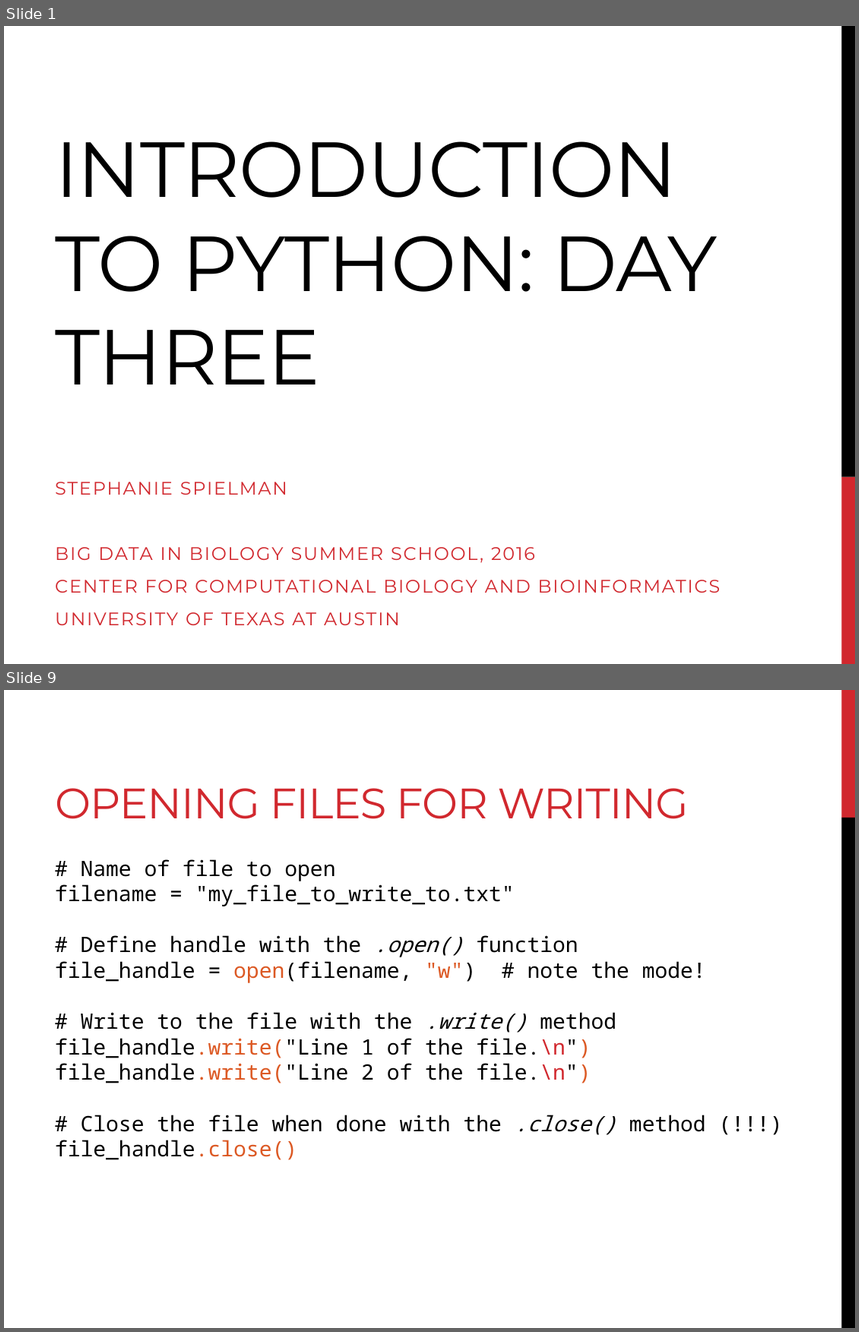
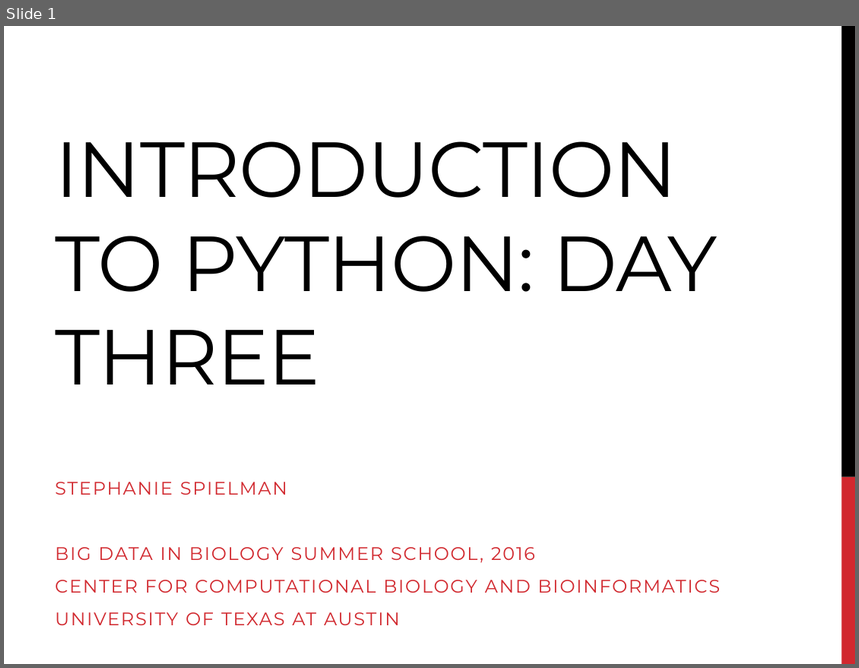
Before and after one commit to sjspielman/bdib2016_python, a slide deck: files/day3_materials/slides_day3.pptx. Shown one above the other, each under a label of ours: slides 1 and 9 before the commit, slide 1 after it; the slides between them are not shown. The pictures are 859x1332 and 859x668 pixels, drawn with LibreOffice and Linux fonts; fonts in the diff are those of the drawing. Boxes give left, top, right and bottom in pixels: in the first picture for what was removed or moved away, otherwise in the second. Text is boxed around its words. In the diff, an @@ line names an element or a change of style, - is before the commit and + after.

```diff
--- a/files/day3_materials/slides_day3.pptx
+++ b/files/day3_materials/slides_day3.pptx
@@ slide 9 removed at [4, 690, 855, 1328], background #FFFFFF @@
@@ rectangle removed at [842, 690, 855, 818] @@
@@ title removed at [55, 788, 689, 819] @@
-OPENING FILES FOR WRITING
@@ rectangle removed at [842, 818, 855, 1328] @@
@@ text removed at [55, 859, 706, 1160] @@
-# Name of file to open
-filename = "my_file_to_write_to.txt"
-# Define handle with the .open() function
-file_handle = open(filename, "w") # note the mode!
-# Write to the file with the .write() method
-file_handle.write("Line 1 of the file.\n")
-file_handle.write("Line 2 of the file.\n")
-# Close the file when done with the .close() method (!!!)
-file_handle.close()
```
Also in this commit, not shown: 23 slides added, 14 other slides removed, 30 other files.
